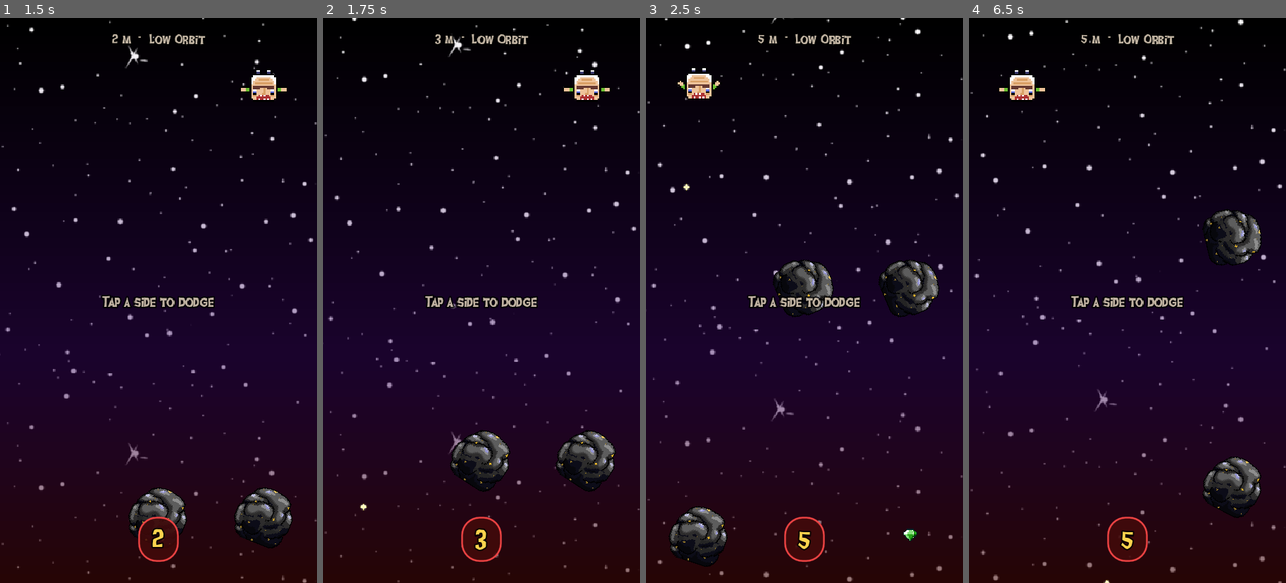
Above: before the commit, frames 1-4 (left to right).
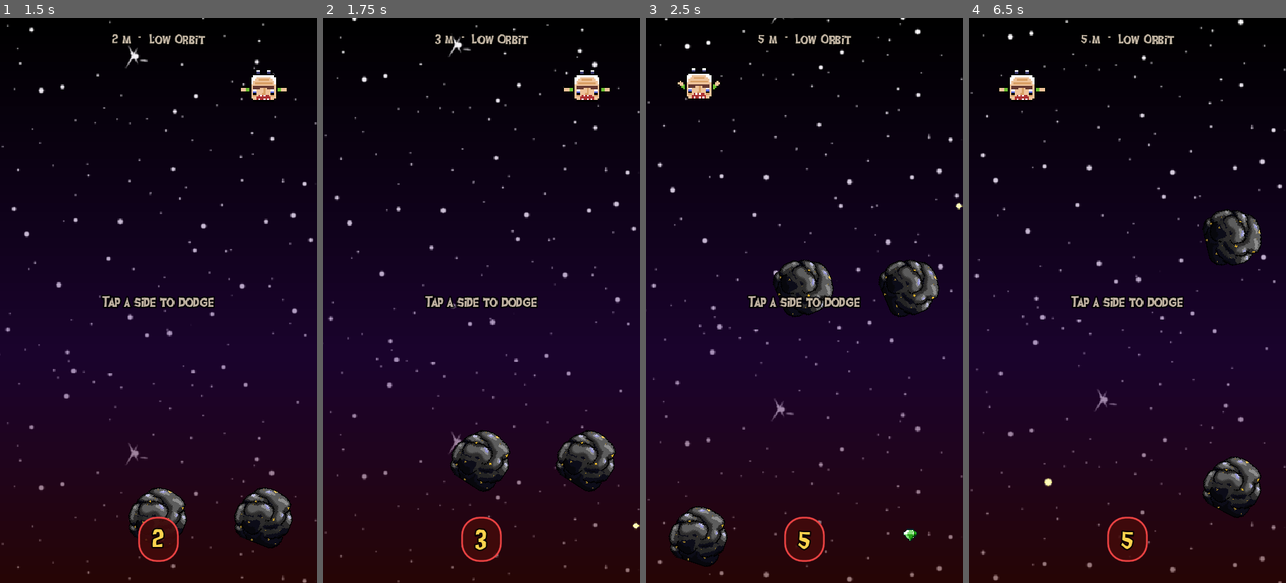
Above: after the commit, the same moments.

Repository: scarbone98/Ooidash-web-remake
Game: Godot game, scene res://main_menu.tscn
Same seed, same stepped clock (60 frames per second), same inputs: the game is played once before the commit and once after it.
Inputs (mouse positions are in pixels of both pictures, inside the frame that each line leads up to):
- Up to frame 1 (1.5 s): click "Start Game" at 0.5 s; tap A at 1.25 s; move the mouse to (228, 272) at 1.27 s; hold Right (move_right) from 1.28 s (still down); click (228, 272) at 1.35 s
- Up to frame 2 (1.75 s): keep holding Right (move_right)
- Up to frame 3 (2.5 s): tap A at 2 s; move the mouse to (741, 328) at 2.02 s; release Right (move_right) at 2.03 s; hold Left (move_left) from 2.03 s (still down); click (741, 328) at 2.1 s
- Up to frame 4 (6.5 s): tap A at 2.75, 3.5, 5, 5.75 s; move the mouse to (1159, 176) at 2.77 s; release Left (move_left) at 2.78 s; hold Right (move_right) 2.78-4.25 s; click (1159, 176) at 2.85 s; move the mouse to (1111, 413) at 3.52 s; click (1111, 413) at 3.6 s; click "Play Again" at 4.25 s; move the mouse to (1222, 385) at 5.02 s; hold Left (move_left) from 5.03 s (still down); click (1222, 385) at 5.1 s; move the mouse to (1032, 215) at 5.77 s; click (1032, 215) at 5.85 s

Frame 1 is identical in both runs. In frame 2, less than 0.1% of the frame differs, in the area x 11-100%, y 85-91%; in frame 3, less than 0.1%; in frame 4, less than 0.1%.

Commit message:
Keep planets off screen until they scroll in, and fix the skull animation
The rotated background measured spawn and despawn distances along the screen
width instead of its height, so planets popped in and out in plain view. They
now start and end a full sprite-size beyond the screen edges.

The skull sheet is six 24 px frames of a winged skull, not eight 18 px frames.

Co-Authored-By: Claude Opus 5.5 <noreply@anthropic.com>

Diff:
--- a/scripts/background.gd
+++ b/scripts/background.gd
@@ -15,21 +15,27 @@
 func get_random_int_in_range(min: int, max: int) -> int:
 	return randi() % (max - min + 1) + min
 
+# This node is rotated 90°, so local x runs along the screen's height and local y
+# along its width. Returns the visible half size in those local axes.
 func _visible_half_size() -> Vector2:
-	return get_viewport_rect().size / camera.zoom / 2
+	var half: Vector2 = get_viewport_rect().size / camera.zoom / 2
+	return Vector2(half.y, half.x)
 
-func _get_random_spawn_position() -> Vector2:
-	# Spawn just past the right edge of the view, at a random height
+# Half the sprite's diagonal, so it is fully off screen at this distance past the edge.
+func _sprite_radius(sprite: AnimatedSprite2D) -> float:
+	var texture := sprite.sprite_frames.get_frame_texture(sprite.animation, 0)
+	return texture.get_size().length() / 2 * maxf(sprite.scale.x, sprite.scale.y)
+
+func _spawn_bg_element(sprite: AnimatedSprite2D, speed: float) -> Node2D:
 	var center = to_local(camera.get_screen_center_position())
 	var half = _visible_half_size()
-	return Vector2(center.x + half.x + 150, center.y + randf_range(-half.y, half.y))
-
-func _spawn_bg_element(sprite: AnimatedSprite2D, speed: float) -> Node2D:
+	var margin := _sprite_radius(sprite) + 20
 	var bg_item = bg_element.instantiate()
 	bg_item.sprite = sprite
 	bg_item.move_speed = speed
-	bg_item.position = _get_random_spawn_position()
-	bg_item.auto_destroy_x = to_local(camera.get_screen_center_position()).x - _visible_half_size().x - 150
+	# Start fully below the screen and leave only once fully above it
+	bg_item.position = Vector2(center.x + half.x + margin, center.y + randf_range(-half.y, half.y))
+	bg_item.auto_destroy_x = center.x - half.x - margin
 	add_child(bg_item)
 	return bg_item
 
--- a/scripts/hazard.gd
+++ b/scripts/hazard.gd
@@ -15,7 +15,7 @@
 	"comet": {"texture": preload("res://assets/sprites/comet.png"), "frames": 1, "scale": 1.5, "radius": 18.0, "spin": 220.0, "speed_mult": 1.7, "trail": Color("#67e8f9")},
 	"ghost": {"texture": preload("res://assets/sprites/ghost.png"), "frames": 6, "fps": 8.0, "scale": 2.6, "radius": 20.0, "alpha": 0.9},
 	"pumpkin": {"texture": preload("res://assets/sprites/pumpkin.png"), "frames": 6, "fps": 8.0, "scale": 2.8, "radius": 18.0, "spin": 160.0, "trail": Color("#fb923c")},
-	"skull": {"texture": preload("res://assets/sprites/skull.png"), "frames": 8, "fps": 10.0, "scale": 2.7, "radius": 19.0, "speed_mult": 1.4, "trail": Color("#f97316")},
+	"skull": {"texture": preload("res://assets/sprites/skull.png"), "frames": 6, "fps": 10.0, "scale": 2.4, "radius": 19.0, "speed_mult": 1.4, "trail": Color("#f97316")},
 }
 
 # Ghosts lean toward their target lane below this height, then drift at drift_y.
Not shown, changed: build/Ooidash.html
Not shown, changed: build/Ooidash.pck
Not shown, changed: build/Ooidash.service.worker.js
